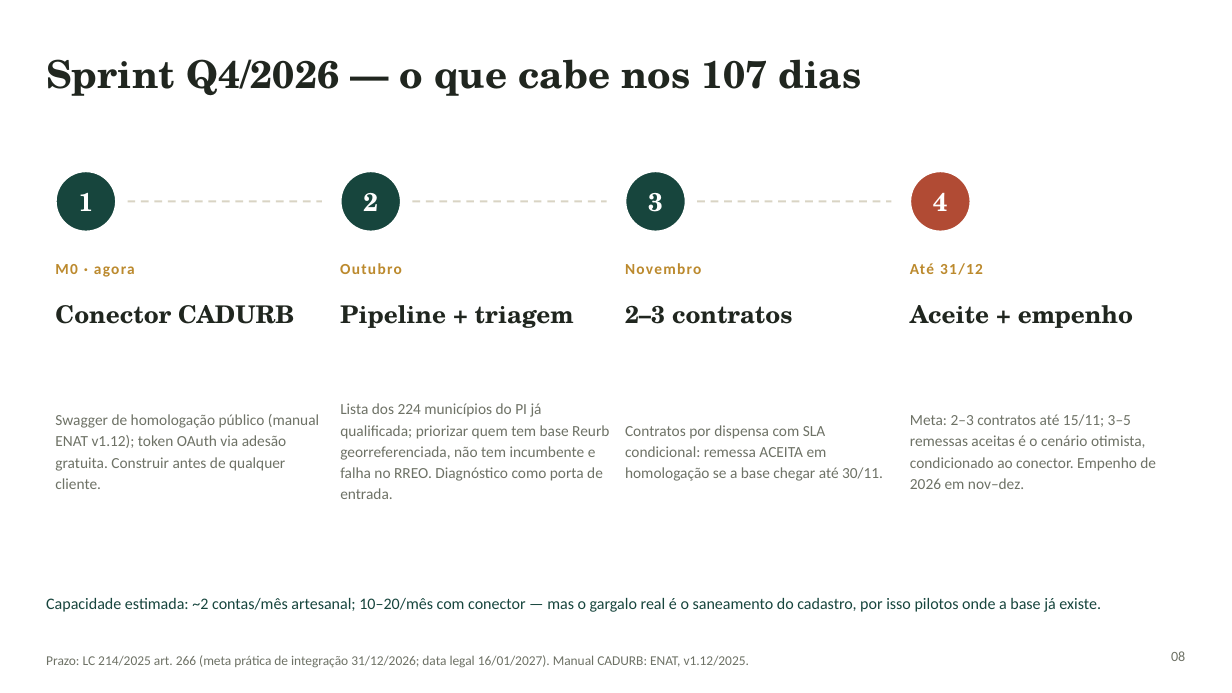
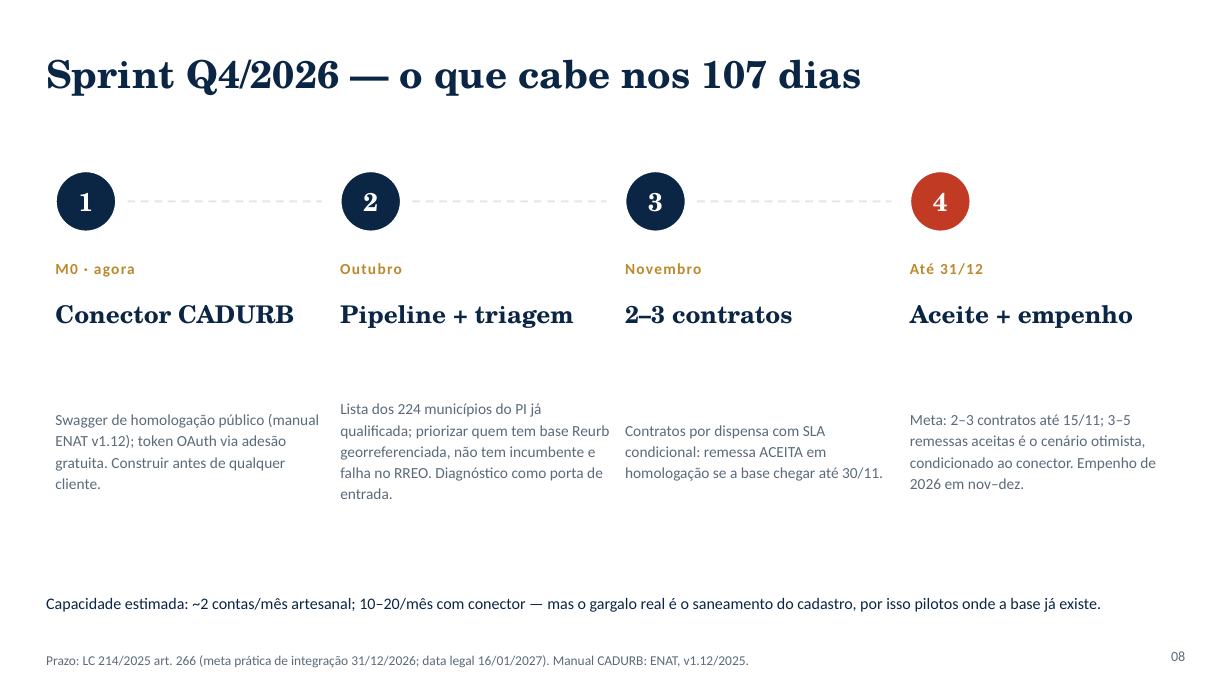
Before and after one commit to lailson/vertical_data, a slide deck: slide 8 of apresentacao/apresentacao-planejamento-painel-territorial.pptx. Drawn at 1232x693 pixels with LibreOffice and Linux fonts; fonts in the diff are those of the drawing. Boxes give left, top, right and bottom in pixels: in the first picture for what was removed or moved away, otherwise in the second. Text is boxed around its words. In the diff, an @@ line names an element or a change of style, - is before the commit and + after.

Commit message:
Migrar para vertical-data.pages.dev e levar o deck para a marca
Cloudflare Pages não renomeia projeto — a URL sai do nome, então foi criado
`vertical-data` e publicado nele. O antigo `painel-cerurb` segue no ar, com
senha; aposentá-lo é decisão à parte, porque o link já foi compartilhado.

Projeto novo não herda variável: o middleware responde 503 até que
PAINEL_USUARIO/PAINEL_SENHA existam no projeto. Falha na direção certa, e o
script agora diz o que fazer.

Deck:
- dash_hero.png e dash_scatter.png recapturados na marca, mesmas dimensões
  (1440x1330 e 1440x620), pelo Chrome headless em 1x e 3x
- paleta de identidade remapeada (verde quente -> navy/teal); o ocre ficou,
  porque é semântico nos slides e trocá-lo às cegas mexeria em contraste
- selo da capa: T -> VD
- Georgia continua: Inter não existe na máquina de quem abre o .pptx e cairia
  num fallback arbitrário. A fonte da marca vale onde ela é garantida — na web

```diff
--- a/apresentacao/apresentacao-planejamento-painel-territorial.pptx
+++ b/apresentacao/apresentacao-planejamento-painel-territorial.pptx
@@ fill #17453D to #0B2545 in 3 elements at (x1=55, y1=171, x2=116, y2=232), (x1=340, y1=171, x2=401, y2=232), (x1=625, y1=171, x2=686, y2=232) @@
@@ ellipse at (x1=910, y1=171, x2=971, y2=232): fill #B14B34 to #C03A24 @@
@@ line (128, 201) - (322, 201): stroke #D9D4C4 1.5 pt dashed to #E2E6EA 1.5 pt dashed @@
@@ line (412, 201) - (607, 201): stroke #D9D4C4 1.5 pt dashed to #E2E6EA 1.5 pt dashed @@
@@ line (697, 201) - (892, 201): stroke #D9D4C4 1.5 pt dashed to #E2E6EA 1.5 pt dashed @@
@@ text colour #20261F to #0B2545 in 5 elements at (x1=46, y1=59, x2=862, y2=96), (x1=55, y1=305, x2=294, y2=324), (x1=340, y1=305, x2=574, y2=328), (x1=625, y1=305, x2=792, y2=324), (x1=910, y1=305, x2=1133, y2=328) @@
@@ text "Capacidade estimada: ~2 contas/mês artesanal; ..." at (x1=46, y1=598, x2=1101, y2=612): text colour #17453D to #0B2545 @@
@@ text colour #6E7266 to #5B6B7A in 6 elements at (x1=55, y1=414, x2=319, y2=489), (x1=340, y1=403, x2=609, y2=499), (x1=625, y1=425, x2=883, y2=481), (x1=910, y1=414, x2=1156, y2=489), (x1=46, y1=655, x2=749, y2=668), (x1=1171, y1=651, x2=1185, y2=661) @@
```
Also in this commit, not shown: 10 other slides changed, 6 other files.
